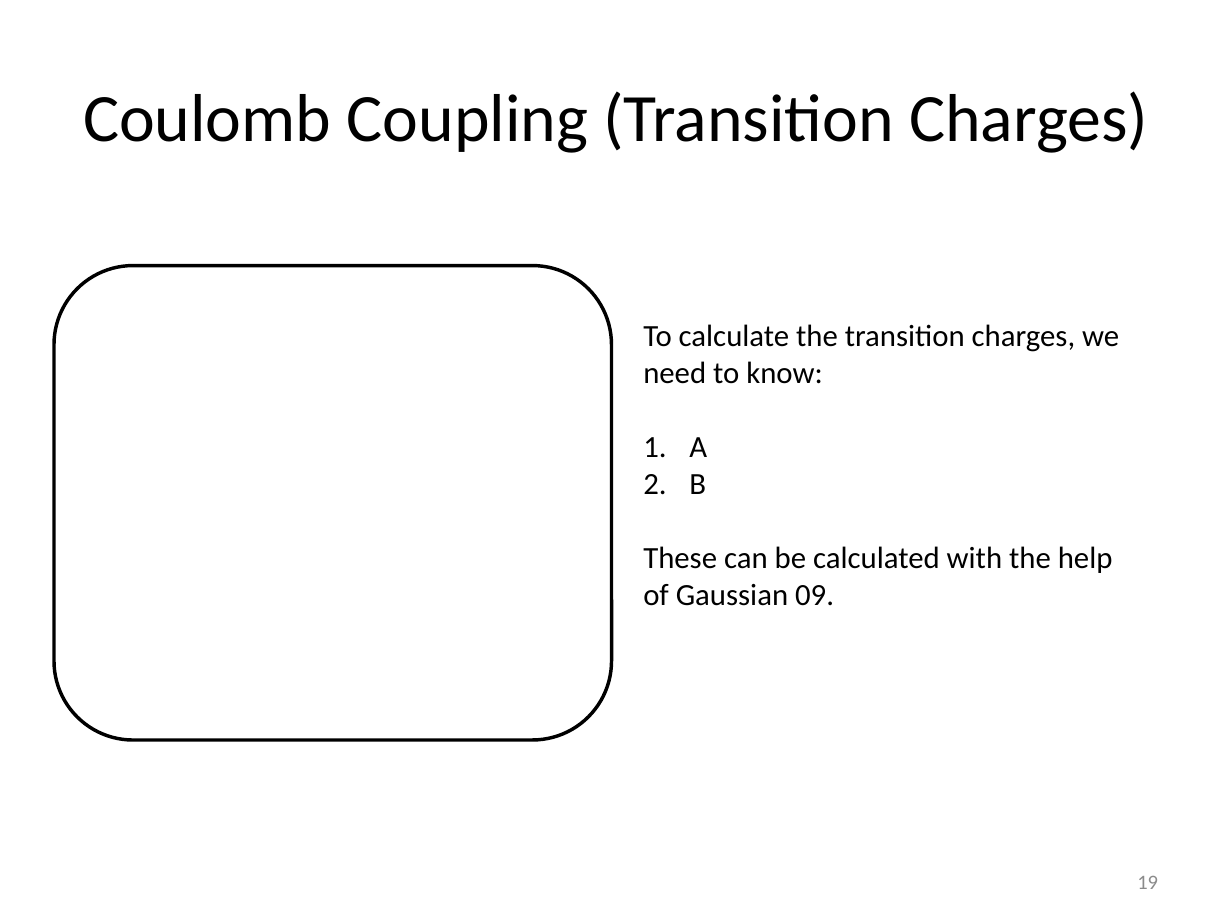
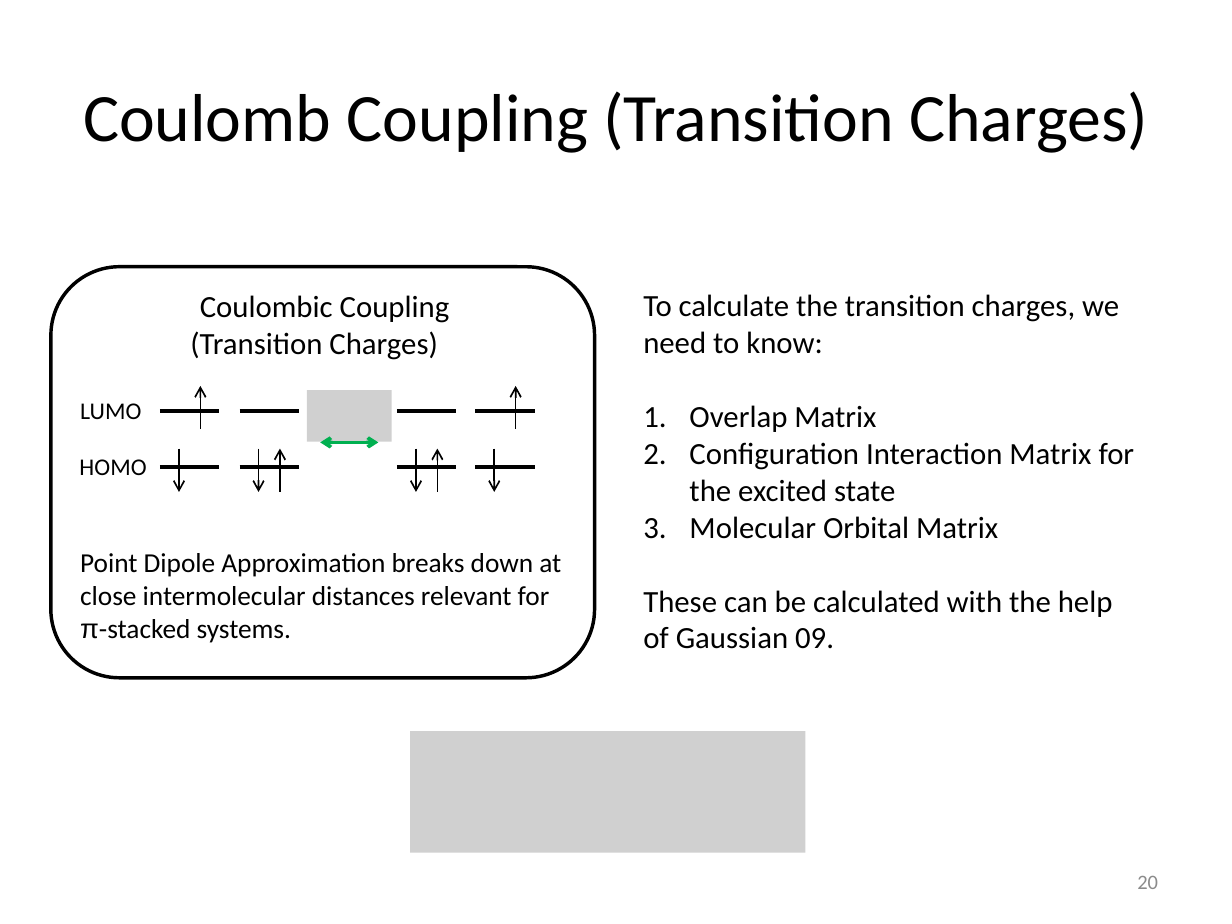
Before and after one commit to nicholashestand/exciton_para, a slide deck: slide 20 of CalculationPresentation.pptx (slide 19 before the commit). Drawn at 1232x924 pixels with LibreOffice and Linux fonts; fonts in the diff are those of the drawing; grey boxes stand for pictures. Boxes give left, top, right and bottom in pixels: in the first picture for what was removed or moved away, otherwise in the second. Text is boxed around its words. In the diff, an @@ line names an element or a change of style, - is before the commit and + after.

```diff
--- a/CalculationPresentation.pptx
+++ b/CalculationPresentation.pptx
@@ rounded rectangle resized from (x1=54, y1=266, x2=612, y2=740) to (x1=51, y1=267, x2=594, y2=679) @@
@@ text "To calculate the transition charges, ..." moved from (x1=643, y1=324, x2=1119, y2=606) to (x1=643, y1=294, x2=1135, y2=649) @@
@@ group added at (x1=79, y1=295, x2=561, y2=643): 8 lines, 8 arrows, 4 texts, 1 picture, 1 double arrow @@
+Coulombic Coupling
+(Transition Charges)
+Point Dipole Approximation breaks down at close intermolecular distances relevant for π-stacked systems.
+HOMO
+LUMO
@@ text at (x1=689, y1=405, x2=1135, y2=539): text changed @@
-1. A
-2. B
+1. Overlap Matrix
+2. Configuration Interaction Matrix for the excited state
+3. Molecular Orbital Matrix
@@ picture added at (x1=410, y1=732, x2=806, y2=854) @@
@@ page number at (x1=1137, y1=876, x2=1158, y2=889): text changed @@
-19
+20
```
Also in this commit, not shown: 1 other slide changed, 9 slides added.
